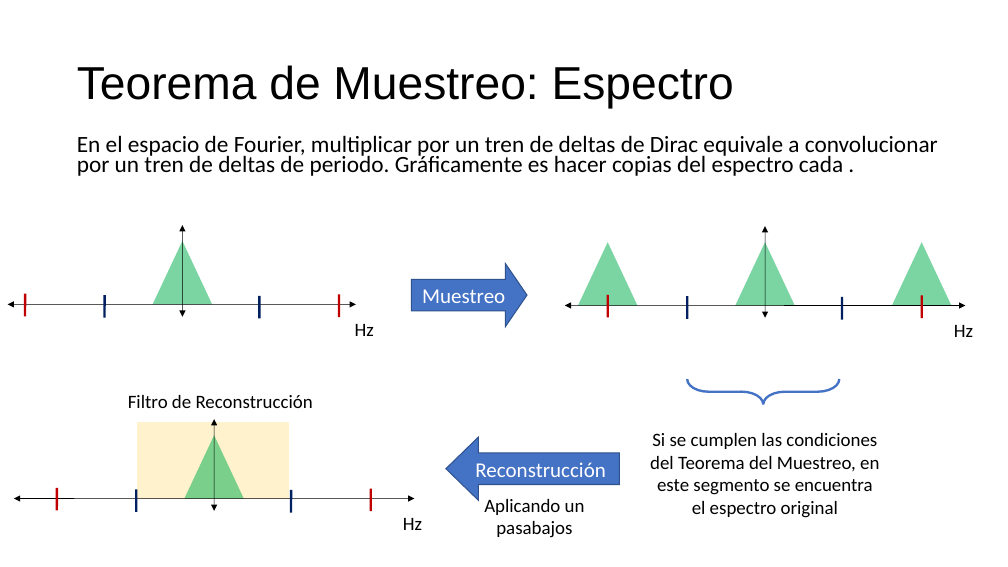
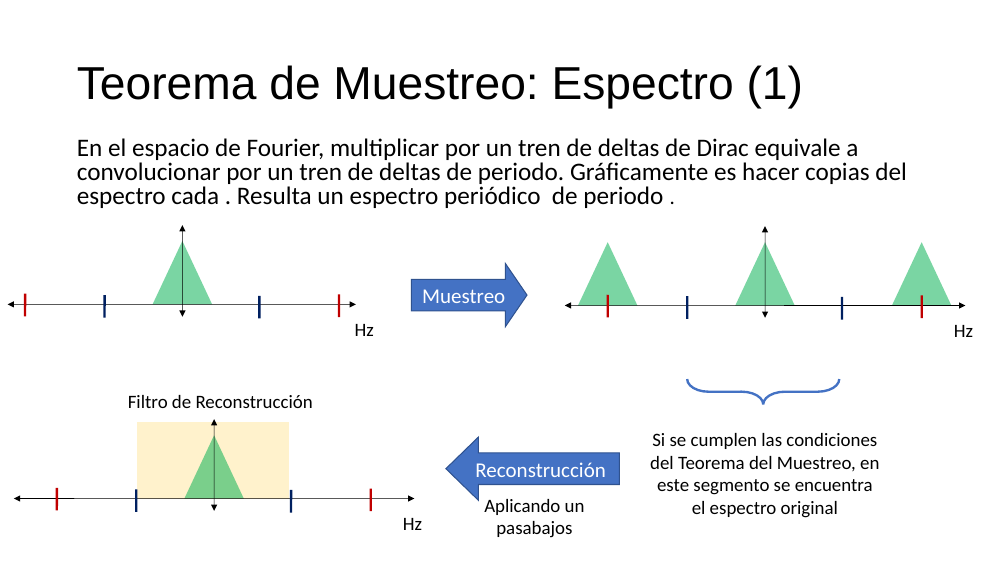
Before and after one commit to ferchaure/clase_wavelets, a slide deck: slide 7 of Introducción al Análisis Wavelet en Matlab.odp. Drawn at 1008x567 pixels with LibreOffice and Linux fonts; fonts in the diff are those of the drawing. Boxes give left, top, right and bottom in pixels: in the first picture for what was removed or moved away, otherwise in the second. Text is boxed around its words. In the diff, an @@ line names an element or a change of style, - is before the commit and + after.

```diff
--- a/Introducción al Análisis Wavelet en Matlab.odp
+++ b/Introducción al Análisis Wavelet en Matlab.odp
@@ title at (77,65,803,109): text changed @@
-Teorema de Muestreo: Espectro
+Teorema de Muestreo: Espectro (1)
@@ text at (77,138,907,208): text changed; size 22.2 to 24 pt @@
-En el espacio de Fourier, multiplicar por un tren de deltas de Dirac equivale a convolucionar por un tren de deltas de periodo. Gráficamente es hacer copias del espectro cada .
+En el espacio de Fourier, multiplicar por un tren de deltas de Dirac equivale a convolucionar por un tren de deltas de periodo. Gráficamente es hacer copias del espectro cada . Resulta un espectro periódico de periodo .
```
Also in this commit, not shown: 30 other slides changed, 2 slides added, 11 other files.
